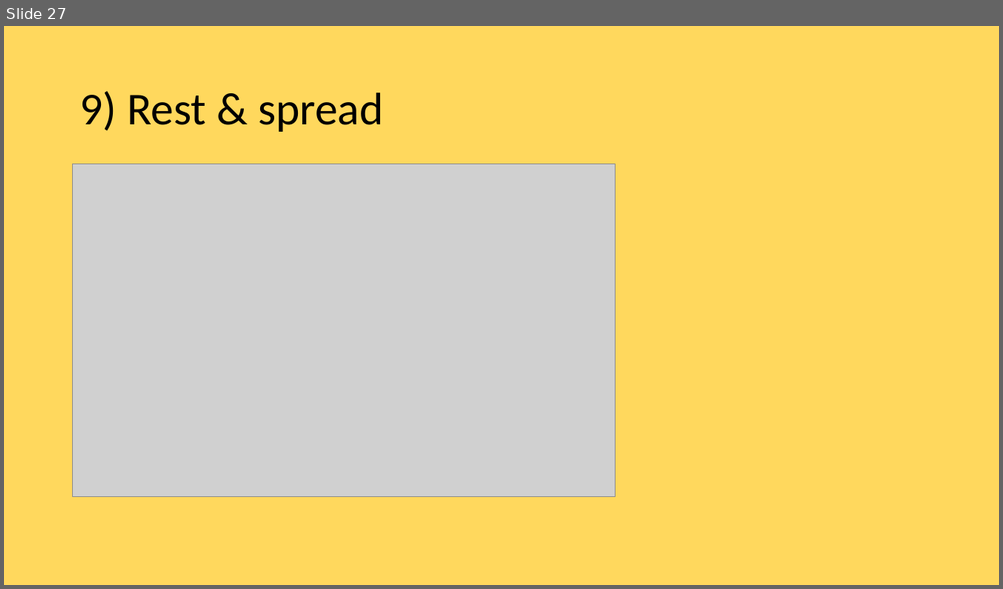
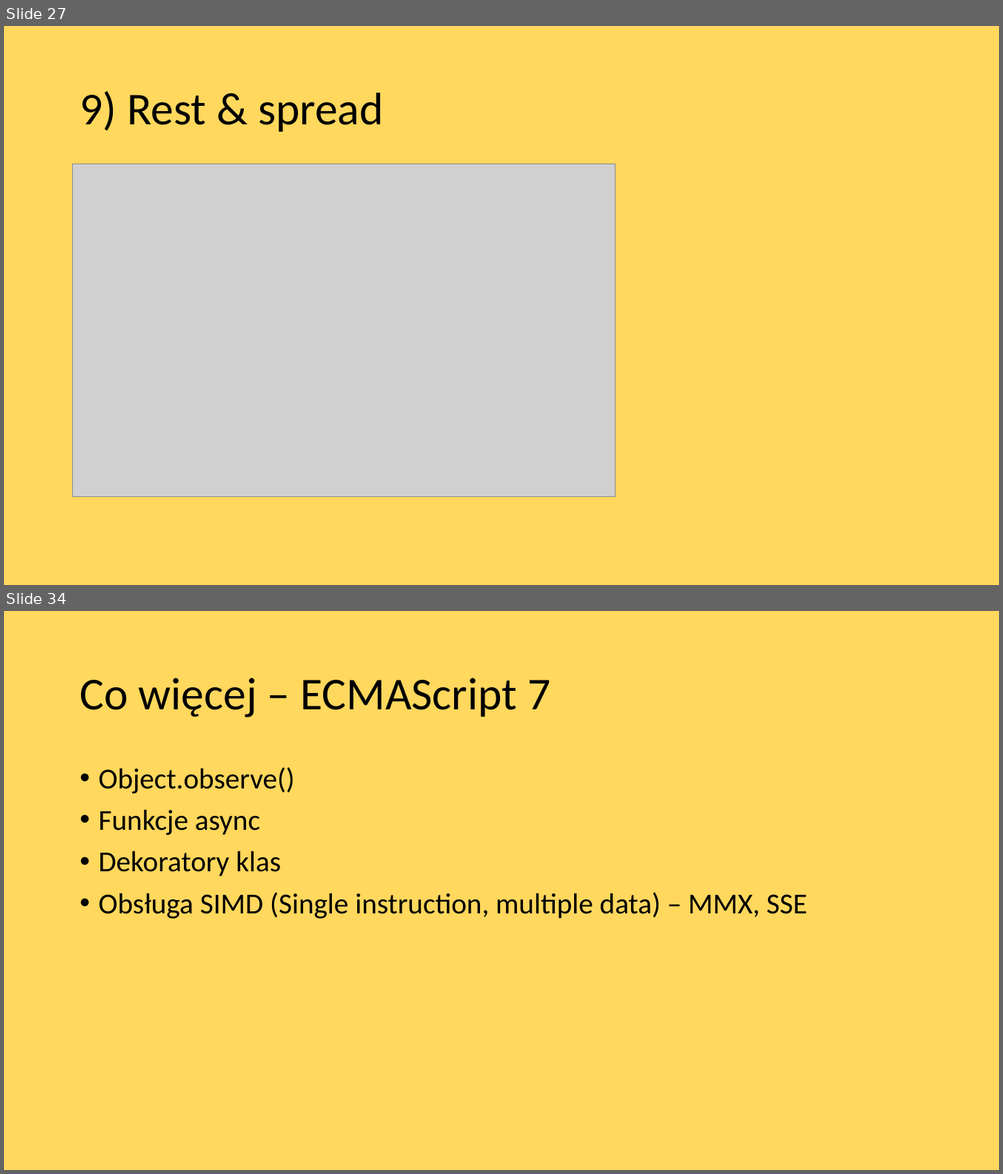
Before and after one commit to hubertzubtt/es6meetjs, a slide deck: prez.pptx. Shown one above the other, each under a label of ours: slide 27 before the commit, slides 27 and 34 after it; the slides between them are not shown. The pictures are 1003x589 and 1003x1174 pixels, drawn with LibreOffice and Linux fonts; fonts in the diff are those of the drawing; grey boxes stand for pictures. Boxes give left, top, right and bottom in pixels: in the first picture for what was removed or moved away, otherwise in the second. Text is boxed around its words. In the diff, an @@ line names an element or a change of style, - is before the commit and + after.

Commit message:
added few slides

```diff
--- a/prez.pptx
+++ b/prez.pptx
@@ slide 34 added at bbox=[4, 611, 999, 1170], background #FFD85D @@
@@ title added at bbox=[79, 678, 550, 718], 44 pt, text #000000 @@
+Co więcej – ECMAScript 7
@@ text added at bbox=[99, 767, 807, 919], 28 pt, text #000000 @@
+• Object.observe()
+• Funkcje async
+• Dekoratory klas
+• Obsługa SIMD (Single instruction, multiple data) – MMX, SSE
```
Also in this commit, not shown: 6 other slides added, 6 slides removed, 6 other files.
